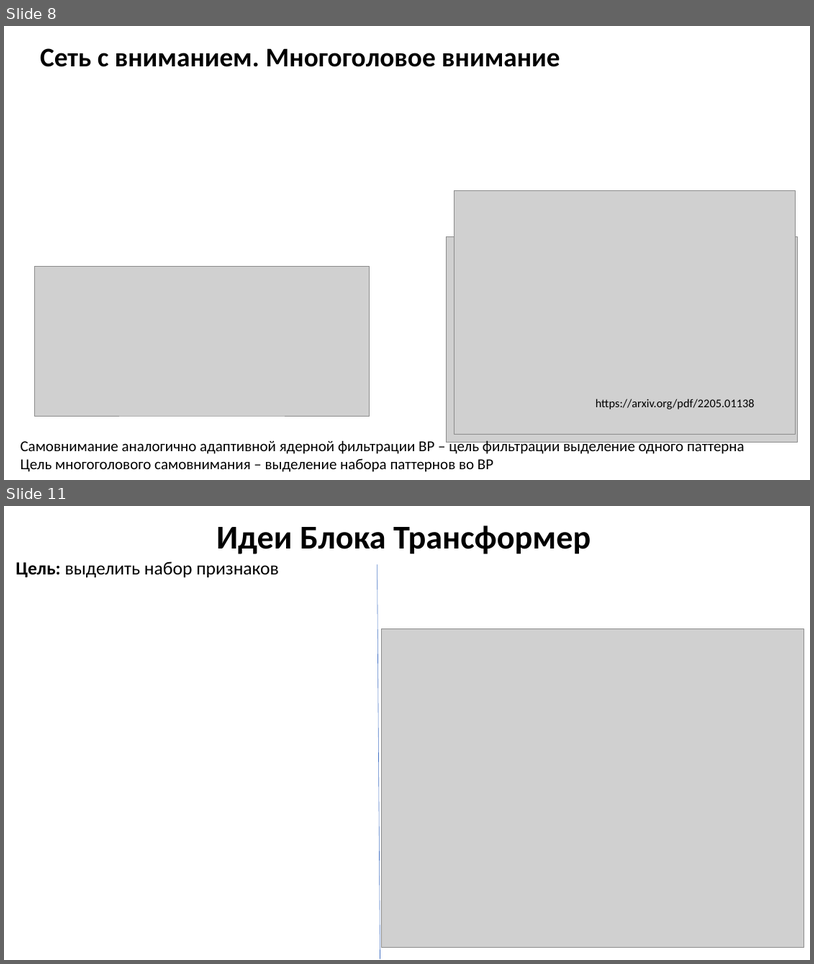
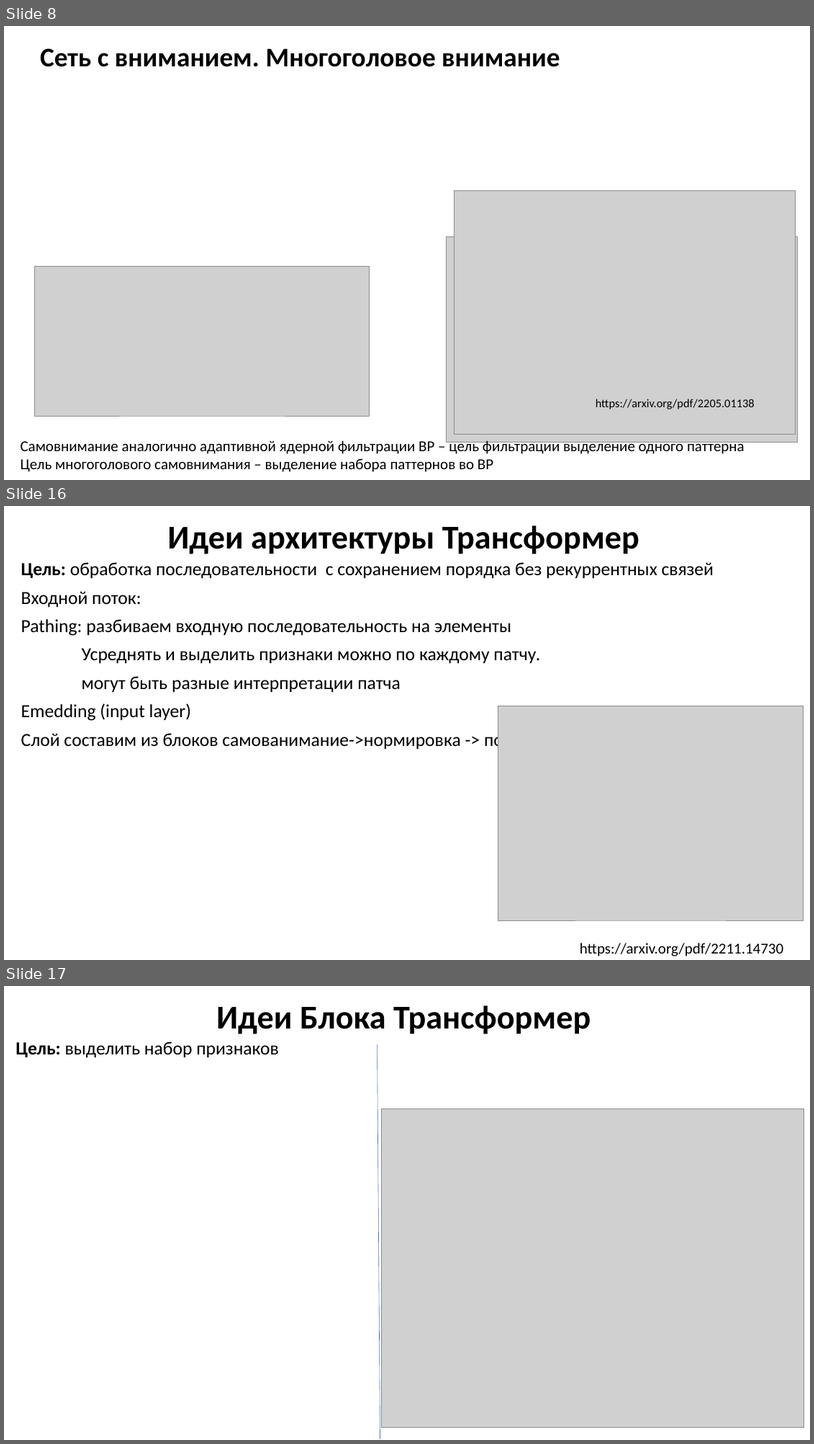
Before and after one commit to MVRonkin/TimeSeriesCourse, a slide deck: 2025/LEC/07-3 Transformers.pptx. Shown one above the other, each under a label of ours: slides 8 and 11 before the commit, slides 8, 16 and 17 after it; the slides between them are not shown. The pictures are 814x964 and 814x1444 pixels, drawn with LibreOffice and Linux fonts; fonts in the diff are those of the drawing; grey boxes stand for pictures; background and template pictures are left out. Boxes give left, top, right and bottom in pixels: in the first picture for what was removed or moved away, otherwise in the second. Text is boxed around its words. In the diff, an @@ line names an element or a change of style, - is before the commit and + after.

```diff
--- a/2025/LEC/07-3 Transformers.pptx
+++ b/2025/LEC/07-3 Transformers.pptx
@@ slide 16 added at (4,506,810,960), background #FFFFFF @@
@@ title added at (167,525,640,554), 39.6 pt, text #000000, bold @@
+Идеи архитектуры Трансформер
@@ text added at (21,562,714,750), 22 pt, text #000000 @@
+Цель: обработка последовательности с сохранением порядка без рекуррентных связей
+Входной поток:
+Pathing: разбиваем входную последовательность на элементы
+Усреднять и выделить признаки можно по каждому патчу.
+могут быть разные интерпретации патча
+Emedding (input layer)
+Слой составим из блоков самованимание->нормировка -> полносвязная сеть->нормировка
@@ picture added at (498,705,804,920) @@
@@ text added at (580,942,784,956), 18 pt, text #000000 @@
+https://arxiv.org/pdf/2211.14730
@@ what was slide 11 is now slide 17 @@
```
Also in this commit, not shown: 2 slides changed, 5 other slides added.
